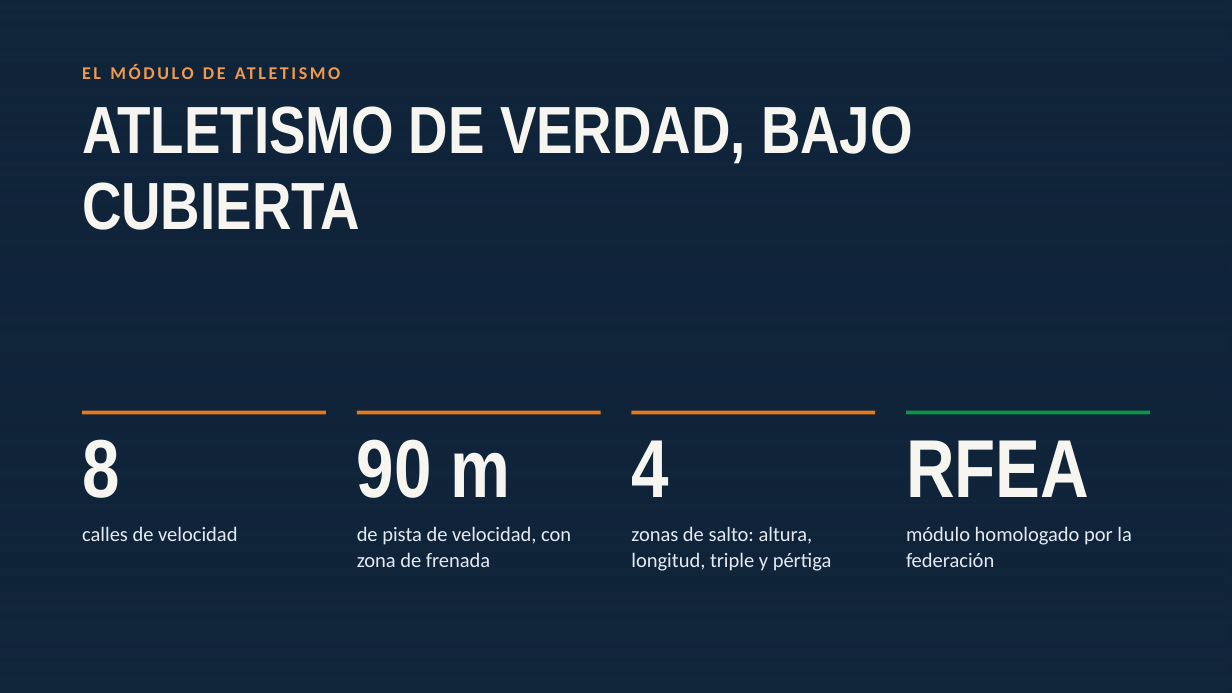
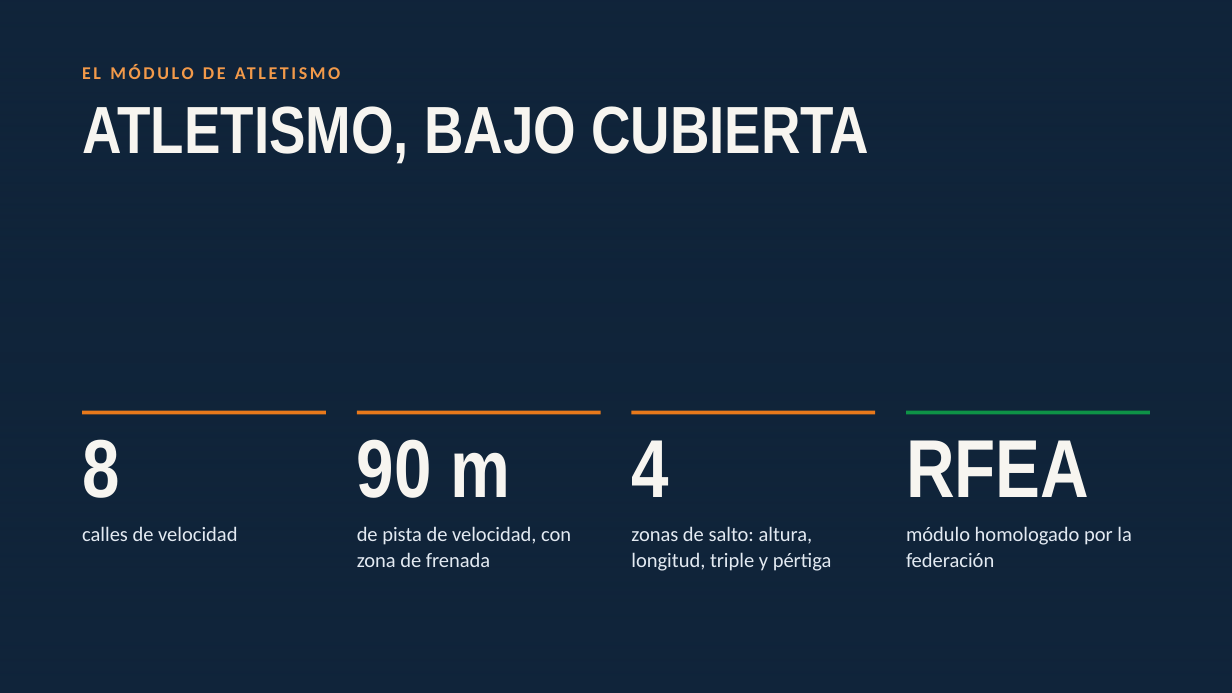
Before and after one commit to federacionatletismoclm-cyber/proyecto_modulo, a slide deck: slide 7 of exportacion/Presentacion_Mejora_Pistas_Multideporte.pptx. Drawn at 1232x693 pixels with LibreOffice and Linux fonts; fonts in the diff are those of the drawing; background and template pictures are left out. Boxes give left, top, right and bottom in pixels: in the first picture for what was removed or moved away, otherwise in the second. Text is boxed around its words. In the diff, an @@ line names an element or a change of style, - is before the commit and + after.

```diff
--- a/exportacion/Presentacion_Mejora_Pistas_Multideporte.pptx
+++ b/exportacion/Presentacion_Mejora_Pistas_Multideporte.pptx
@@ text at (82, 106, 869, 164): text changed @@
-ATLETISMO DE VERDAD, BAJO CUBIERTA
+ATLETISMO, BAJO CUBIERTA
```
Also in this commit, not shown: 10 other files.
